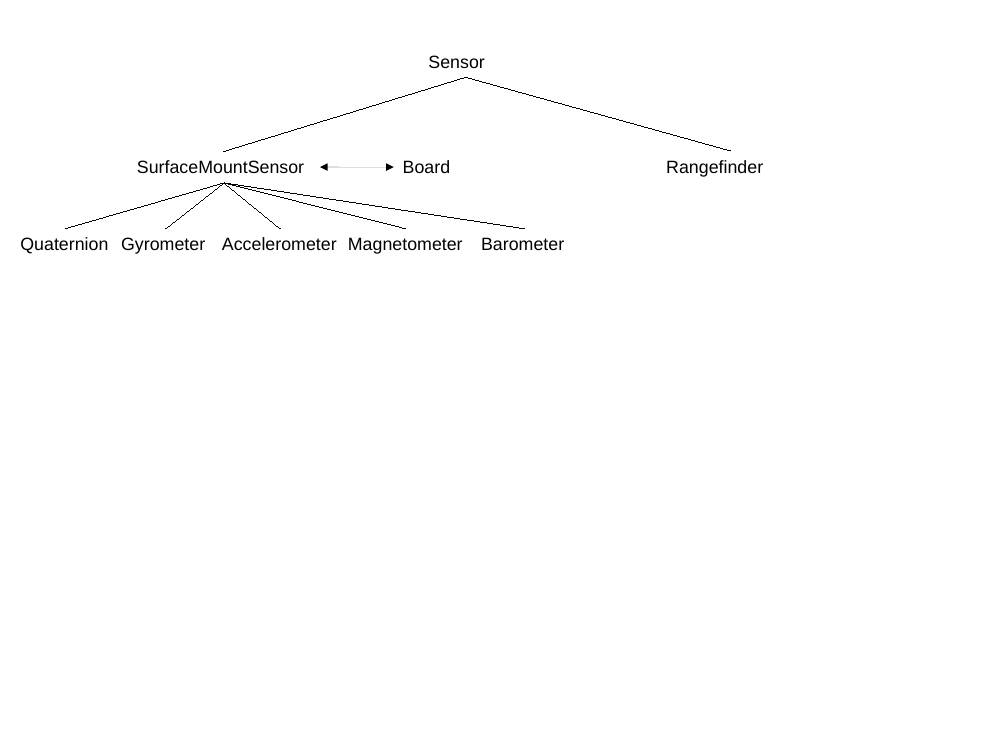
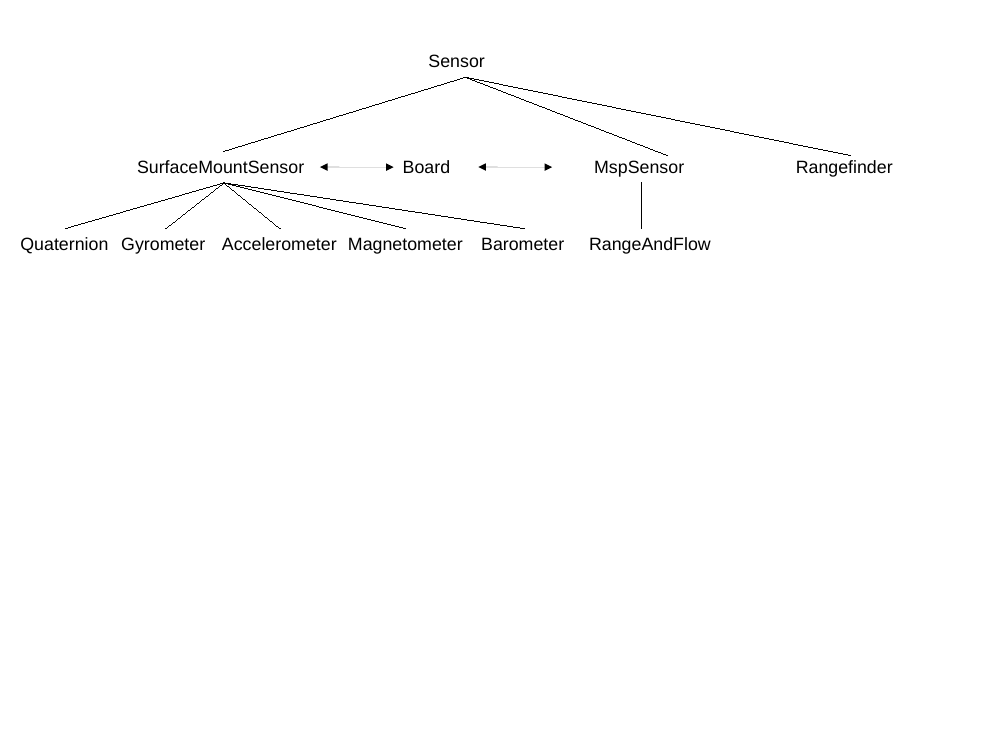
Before and after one commit to simondlevy/Hackflight, a slide deck: slide 1 of extras/media/sensors.pptx. Drawn at 1008x756 pixels with LibreOffice and Linux fonts; fonts in the diff are those of the drawing. Boxes give left, top, right and bottom in pixels: in the first picture for what was removed or moved away, otherwise in the second. Text is boxed around its words. In the diff, an @@ line names an element or a change of style, - is before the commit and + after.

Commit message:
Begin MspSensor documentation

```diff
--- a/extras/media/sensors.pptx
+++ b/extras/media/sensors.pptx
@@ line removed from (466, 77) to (731, 151) @@
@@ freeform shape added at [466, 77, 851, 155], outline #000000 0.75 pt @@
@@ freeform shape added at [466, 77, 668, 155], outline #000000 0.75 pt @@
@@ freeform shape added at [478, 167, 552, 167], outline #000000 0.75 pt @@
@@ text added at [594, 160, 684, 177], 14 pt, text #000000 @@
+MspSensor
@@ text "Rangefinder": place and size @@
-text "Rangefinder" at [666, 160, 763, 177]
+text "Rangefinder" at [796, 160, 893, 177]
@@ freeform shape added at [642, 183, 642, 229], outline #000000 0.75 pt @@
@@ text added at [589, 237, 711, 254], 14 pt, text #000000 @@
+RangeAndFlow
```
Also in this commit, not shown: 3 other files.
